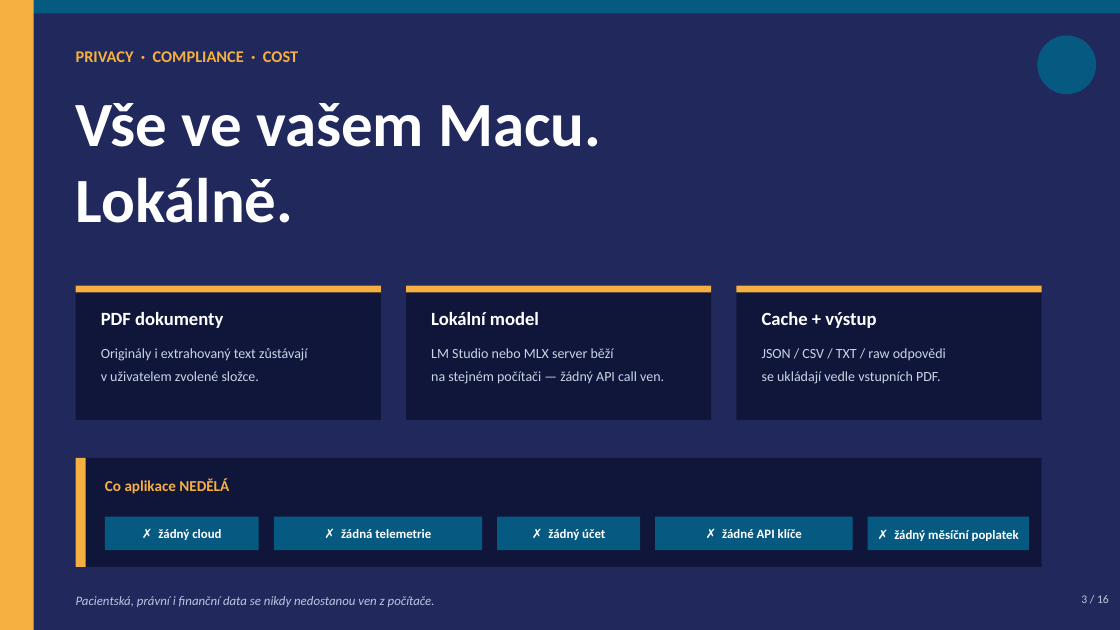
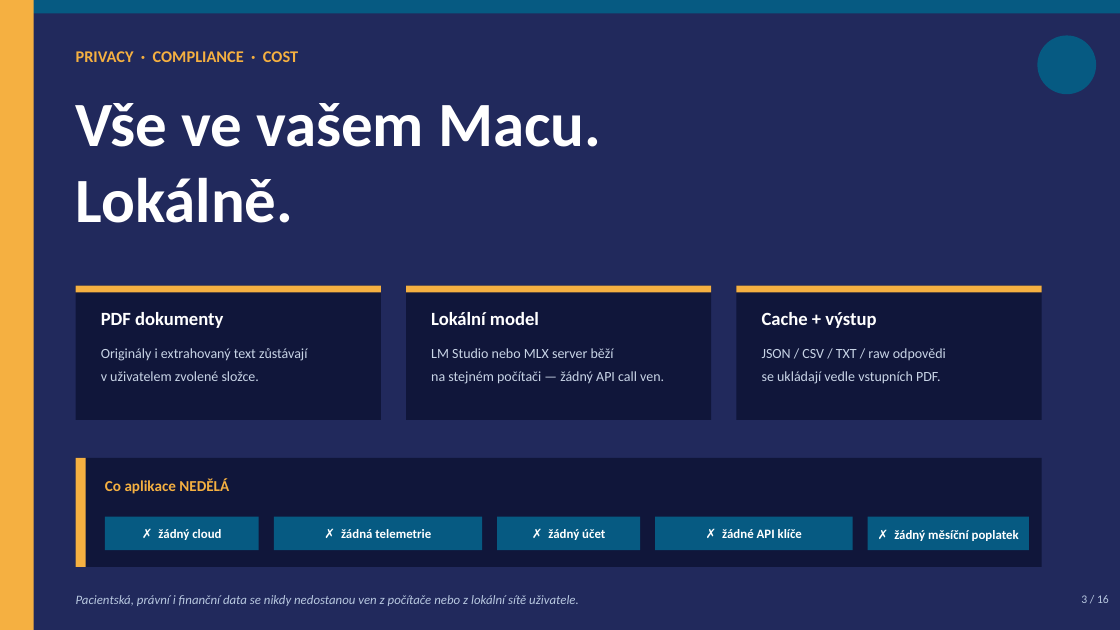
Before and after one commit to davidmasinzprahy/SpiceHarvester, a slide deck: slide 3 of docs/SpiceHarvester_Prezentace.pptx. Drawn at 1120x630 pixels with LibreOffice and Linux fonts; fonts in the diff are those of the drawing; background and template pictures are left out. Boxes give left, top, right and bottom in pixels: in the first picture for what was removed or moved away, otherwise in the second. Text is boxed around its words. In the diff, an @@ line names an element or a change of style, - is before the commit and + after.

```diff
--- a/docs/SpiceHarvester_Prezentace.pptx
+++ b/docs/SpiceHarvester_Prezentace.pptx
@@ text at (76,595,579,606): text changed @@
-Pacientská, právní i finanční data se nikdy nedostanou ven z počítače.
+Pacientská, právní i finanční data se nikdy nedostanou ven z počítače nebo z lokální sítě uživatele.
```
Also in this commit, not shown: 6 other slides changed.
